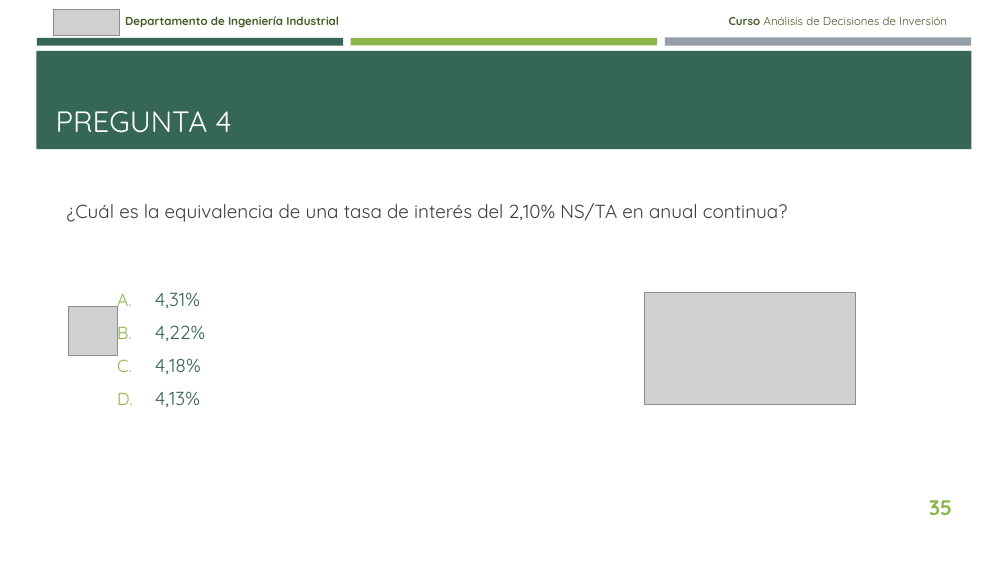
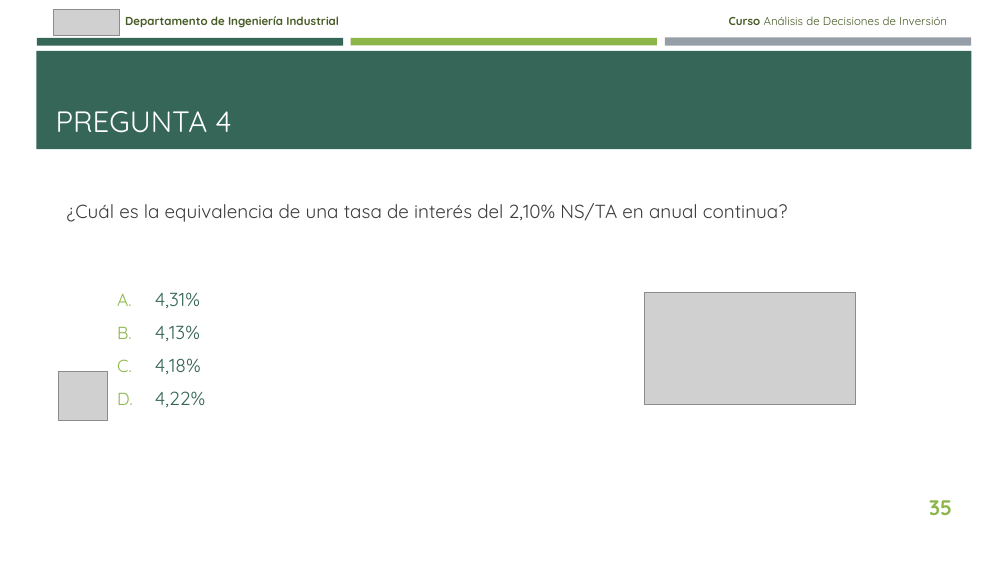
Before and after one commit to brigitte-castaneda/ANADEC_20261, a slide deck: slide 35 of 2.2. ANADEC 202620 - Concepto de Interés (Parte II).pptx. Drawn at 1008x567 pixels with LibreOffice and Linux fonts; fonts in the diff are those of the drawing; grey boxes stand for pictures. Boxes give left, top, right and bottom in pixels: in the first picture for what was removed or moved away, otherwise in the second. Text is boxed around its words. In the diff, an @@ line names an element or a change of style, - is before the commit and + after.

```diff
--- a/2.2. ANADEC 202620 - Concepto de Interés (Parte II).pptx
+++ b/2.2. ANADEC 202620 - Concepto de Interés (Parte II).pptx
@@ picture removed at (68, 307, 117, 356) @@
@@ text at (155, 325, 201, 374): paragraphs added @@
+B. 4,13%
+C. 4,18%
@@ text at (155, 358, 201, 407): paragraphs removed @@
-C. 4,18%
-D. 4,13%
@@ picture added at (59, 371, 108, 420) @@
```
Also in this commit, not shown: 1 other file.
